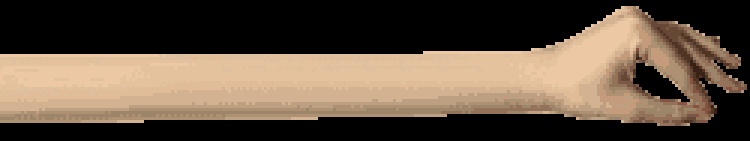
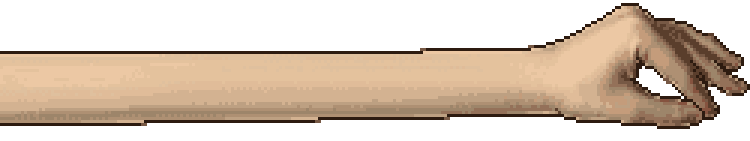
Comparing the layer stacks of the two (750, 141) images. Changes:
painted on "layer2" over [0,15,711,129]
painted on "layer1" over [0,3,750,123]
painted on "layer0" over [0,12,633,126]
